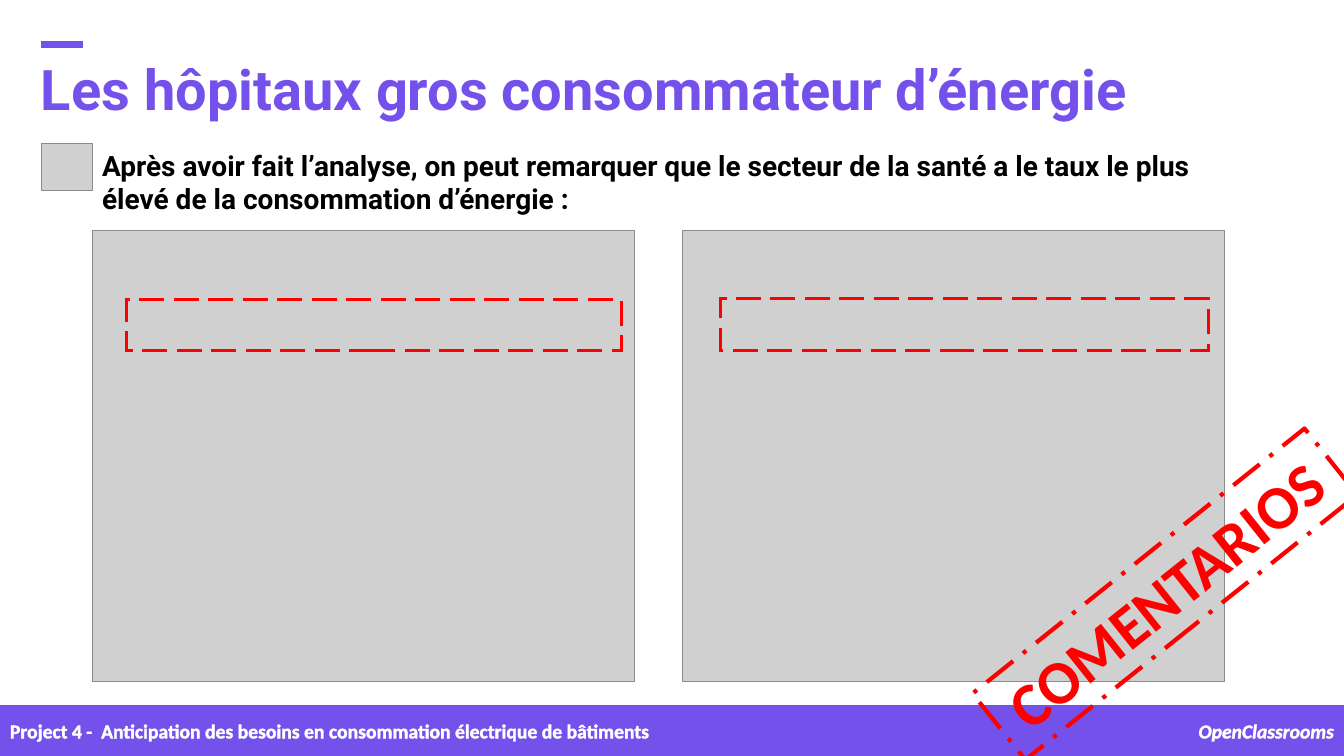
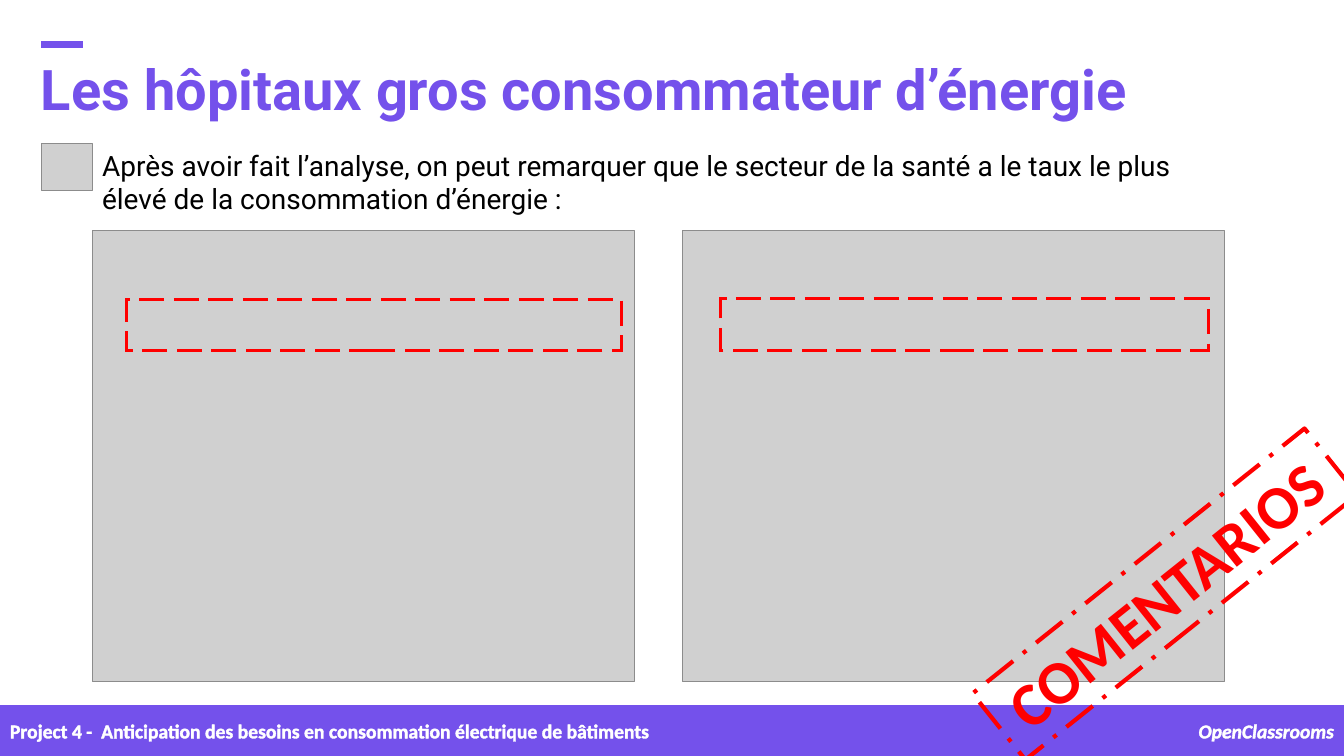
Before and after one commit to samirhinojosa/OC-P4-consumption-needs-of-buildings, a slide deck: slide 16 of supports/P4_presentation v1.pptx. Drawn at 1344x756 pixels with LibreOffice and Linux fonts; fonts in the diff are those of the drawing; grey boxes stand for pictures; background and template pictures are left out. Boxes give left, top, right and bottom in pixels: in the first picture for what was removed or moved away, otherwise in the second. Text is boxed around its words. In the diff, an @@ line names an element or a change of style, - is before the commit and + after.

```diff
--- a/supports/P4_presentation v1.pptx
+++ b/supports/P4_presentation v1.pptx
@@ text "Après avoir fait l’analyse, on ..." at [102, 154, 1170, 215]: bold off @@
```
Also in this commit, not shown: 3 other slides changed, 7 slides added, 31 other files.
